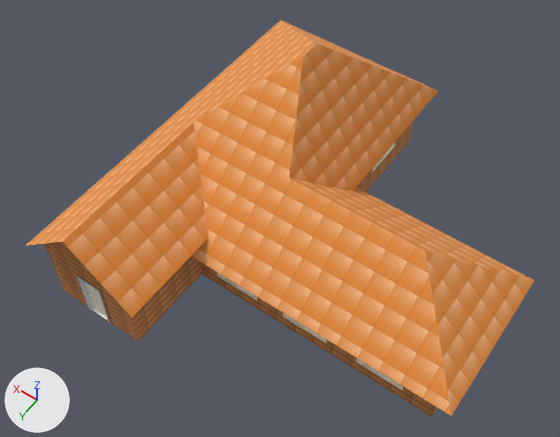
Renders of the glTF model telhados/telhado46a.gltf from each side of a commit.
The view is the same before and after, from a 50 mm camera at (-8.7, 15.5, 25.0) aimed at (1.2, 1.6, 3.2). The axes (+X, +Y, +Z) are drawn at lower left. The lights are the same throughout. Vertices at the same position are counted once.

Objects in the first picture: 'root'.
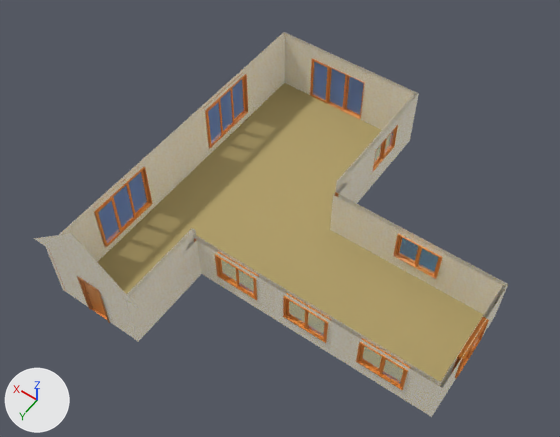
Changed parts and their boxes (x1, y1, x2, y2) in the pictures (560 x 437 px; the box of a moved part takes in the faces that stretch with it):
```json
{"object": "root", "change": "surface changed, reshaped", "before": [26, 20, 535, 417], "after": [34, 32, 508, 417], "on screen": "brown to grey, 7% narrower"}
{"part": 1, "of": "me_mesh_0", "change": "moved or reshaped", "before": [26, 20, 535, 416], "after": [49, 32, 406, 388]}
{"part": 2, "of": "me_mesh_0", "change": "surface changed", "after": [84, 95, 478, 348]}
```

Edits to the scene script, one JSON object a line:
```json
{"op": "set", "path": "mat_bloco_de_concreto.texture", "old": "img_image_1", "new": "img_image_2"}
{"op": "set", "path": "mat_material9.texture", "old": "img_image_2", "new": "img_image_0"}
{"block": "me_mesh_0", "where": "# used by ob_root; location = (0.0, 0.0, 0.0)"}
{"op": "remove", "block": "me_mesh_0", "code": "me_mesh_0.from_pydata(...)  # 14447 vertices, 28183 faces; spans x -7.3..7.8, y -7.8..7.6, z 0.2..7.7"}
{"op": "remove", "block": "me_mesh_0", "code": "me_mesh_0.materials.append(mat_telhado_ondulado)  # picture img_image_0"}
{"op": "add", "block": "me_mesh_0", "code": "me_mesh_0.from_pydata(...)  # 14429 vertices, 28120 faces; spans x -6.7..7.8, y -7.2..7.3, z 0.2..5.2"}
{"block": "me_mesh_0", "change": "me_mesh_0 part 1: 929 vertices moved within x -6.5..7.2, y -7.2..7.3, z 0.2..2.8; 18 vertices removed from x -7.3..7.8, y -7.8..7.6, z 2.4..7.7"}
{"block": "me_mesh_0", "change": "me_mesh_0 part 2: 417 kept faces spanning x -6.6..7.2, y -7.2..7.3, z 0.2..2.8 get new texture (UV) coordinates"}
```
